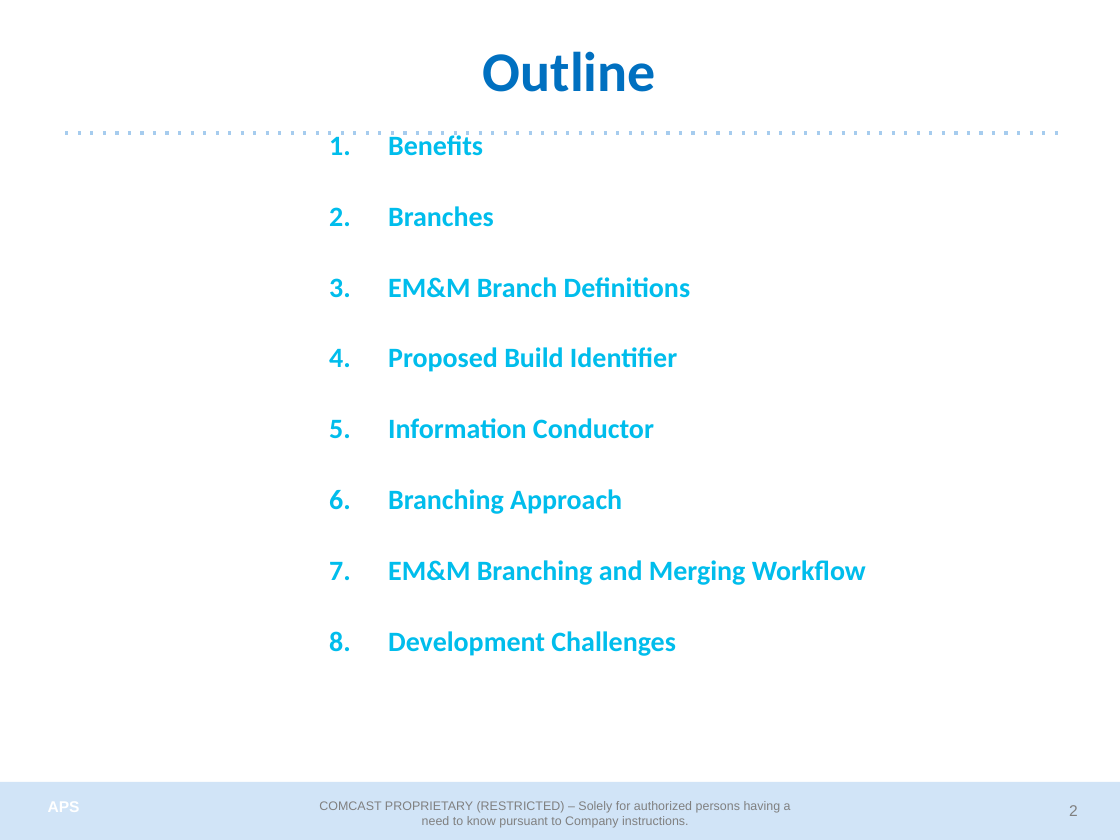
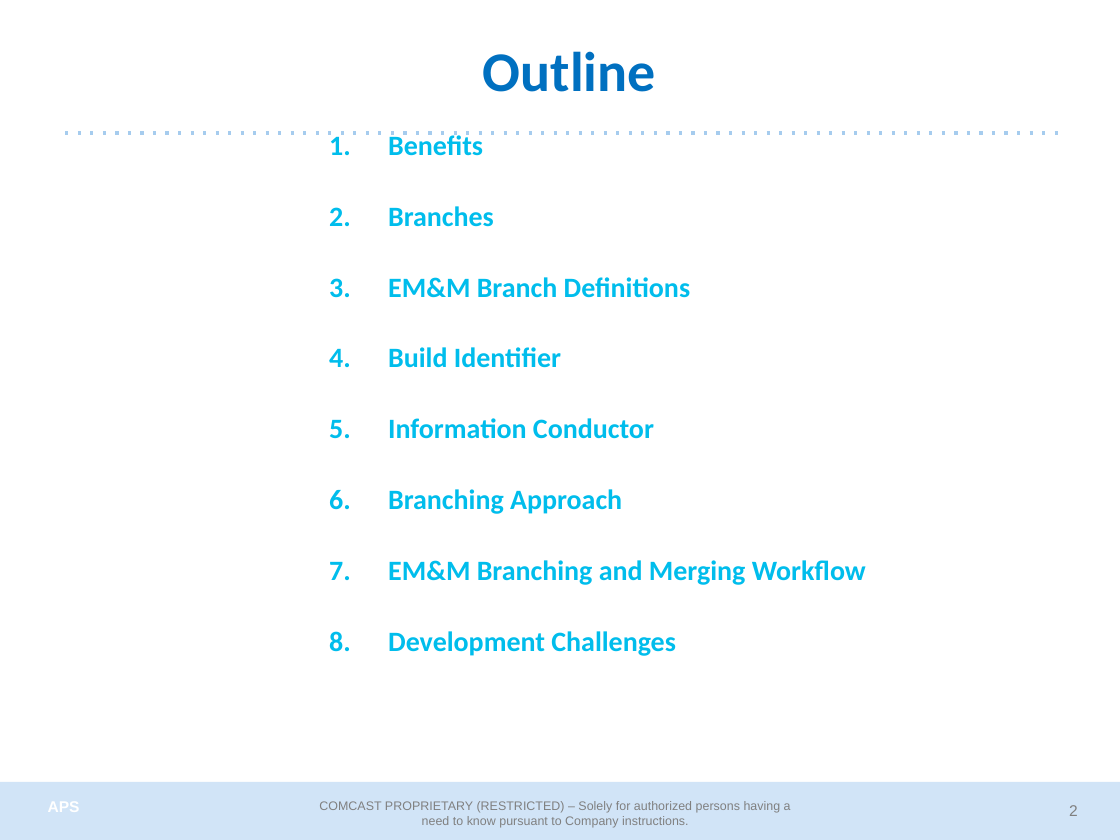
Before and after one commit to cmguy/General-GitSystem, a slide deck: slide 2 of doc/EMM_GitSystem.pptx. Drawn at 1120x840 pixels with LibreOffice and Linux fonts; fonts in the diff are those of the drawing; background and template pictures are left out. Boxes give left, top, right and bottom in pixels: in the first picture for what was removed or moved away, otherwise in the second. Text is boxed around its words. In the diff, an @@ line names an element or a change of style, - is before the commit and + after.

```diff
--- a/doc/EMM_GitSystem.pptx
+++ b/doc/EMM_GitSystem.pptx
@@ text at (388,347,561,368): text changed @@
-4. Proposed Build Identifier
+4. Build Identifier
```
Also in this commit, not shown: 4 other slides changed, 3 slides added, 4 slides removed, 23 other files.
